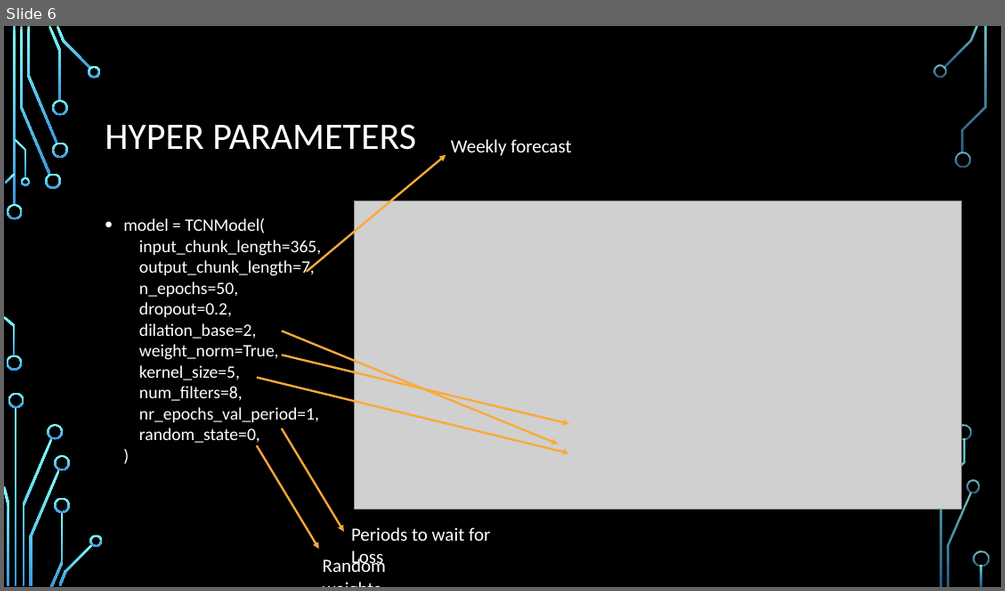
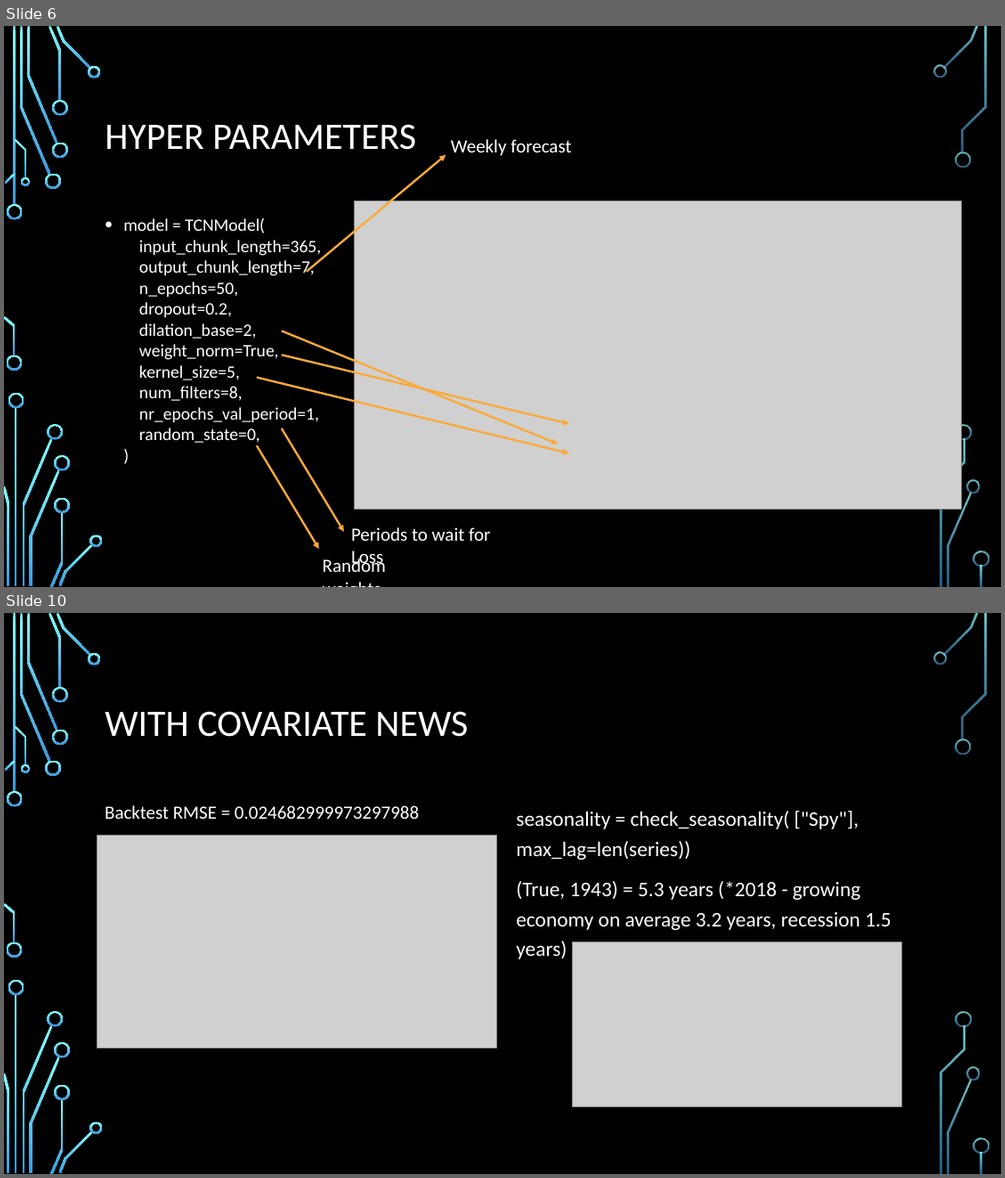
Before and after one commit to shawnmccarthy/temporal, a slide deck: mccarthy-shawn_slides.pptx. Shown one above the other, each under a label of ours: slide 6 before the commit, slides 6 and 10 after it; the slides between them are not shown. The pictures are 1005x591 and 1005x1178 pixels, drawn with LibreOffice and Linux fonts; fonts in the diff are those of the drawing; grey boxes stand for pictures; background and template pictures are left out. Boxes give left, top, right and bottom in pixels: in the first picture for what was removed or moved away, otherwise in the second. Text is boxed around its words. In the diff, an @@ line names an element or a change of style, - is before the commit and + after.

```diff
--- a/mccarthy-shawn_slides.pptx
+++ b/mccarthy-shawn_slides.pptx
@@ slide 10 added at <box>4,613,1001,1174</box>, background picture (left out); not listed: 36 template elements that a slide beside it also shows @@
@@ title added at <box>105,711,468,737</box>, 36 pt, text #FFFFFF @@
+WITH COVARIATE NEWS
@@ text added at <box>105,805,419,819</box>, 18 pt, text #FFFFFF @@
+Backtest RMSE = 0.024682999973297988
@@ text added at <box>516,811,891,959</box>, 20 pt, text #FFFFFF @@
+seasonality = check_seasonality( ["Spy"], max_lag=len(series))
+(True, 1943) = 5.3 years (*2018 - growing economy on average 3.2 years, recession 1.5 years)
@@ picture added at <box>97,835,497,1047</box> @@
@@ picture added at <box>573,942,901,1107</box> @@
```
Also in this commit, not shown: 3 slides changed, 5 other slides added, 4 other files.
